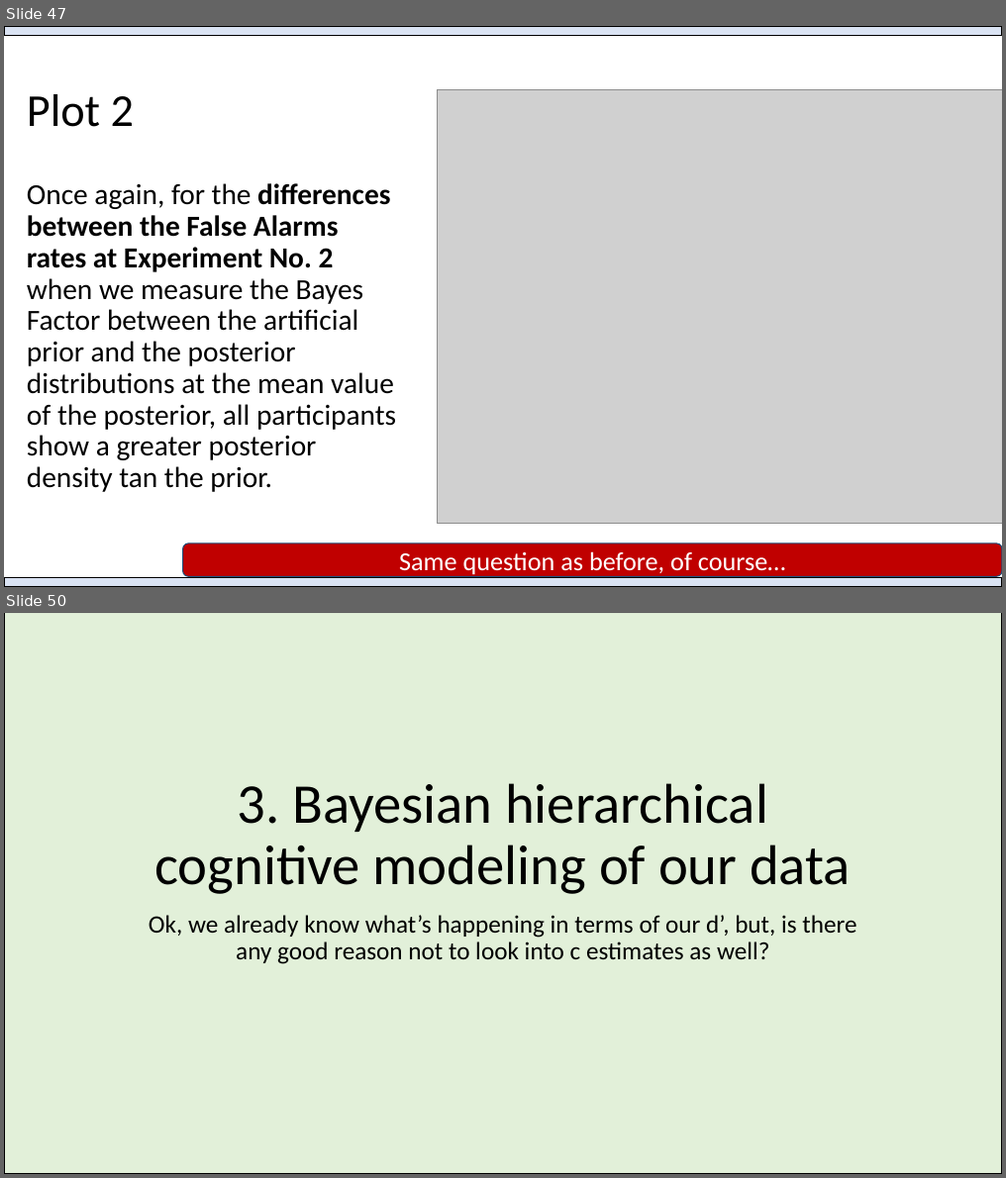
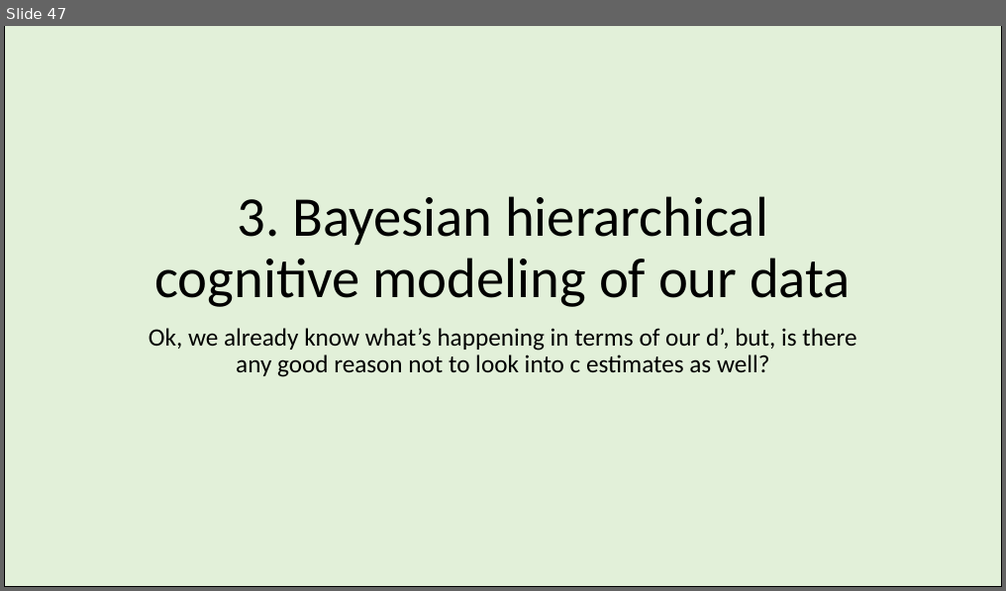
Before and after one commit to Adrifelcha/afchavez-019, a slide deck: MichaelLee/SDT Mirror Effect/Paper 1/BayesianSDTmodeling_Overview.pptx. Shown one above the other, each under a label of ours: slides 47 and 50 before the commit, slide 47 after it; the slides between them are not shown. The pictures are 1006x1178 and 1006x591 pixels, drawn with LibreOffice and Linux fonts; fonts in the diff are those of the drawing; grey boxes stand for pictures. Boxes give left, top, right and bottom in pixels: in the first picture for what was removed or moved away, otherwise in the second. Text is boxed around its words. In the diff, an @@ line names an element or a change of style, - is before the commit and + after.

Commit message:
Prior Predictive

```diff
--- a/MichaelLee/SDT Mirror Effect/Paper 1/BayesianSDTmodeling_Overview.pptx
+++ b/MichaelLee/SDT Mirror Effect/Paper 1/BayesianSDTmodeling_Overview.pptx
@@ slide 47 removed at [4, 26, 1002, 587], background #FFFFFF @@
@@ rectangle removed at [4, 26, 1002, 36] @@
@@ text removed at [27, 94, 134, 127] @@
-Plot 2
@@ picture removed at [438, 89, 1002, 524] @@
@@ text removed at [27, 183, 396, 492] @@
-Once again, for the differences between the False Alarms rates at Experiment No. 2 when we measure the Bayes Factor between the artificial prior and the posterior distributions at the mean value of the posterior, all participants show a greater posterior density tan the prior.
@@ rounded rectangle removed at [183, 544, 1002, 577] @@
-Same question as before, of course…
@@ rectangle removed at [4, 577, 1002, 587] @@
@@ what was slide 50 is now slide 47 @@
```
Also in this commit, not shown: 3 slides changed, 12 slides added, 14 other slides removed, 3 other files.
